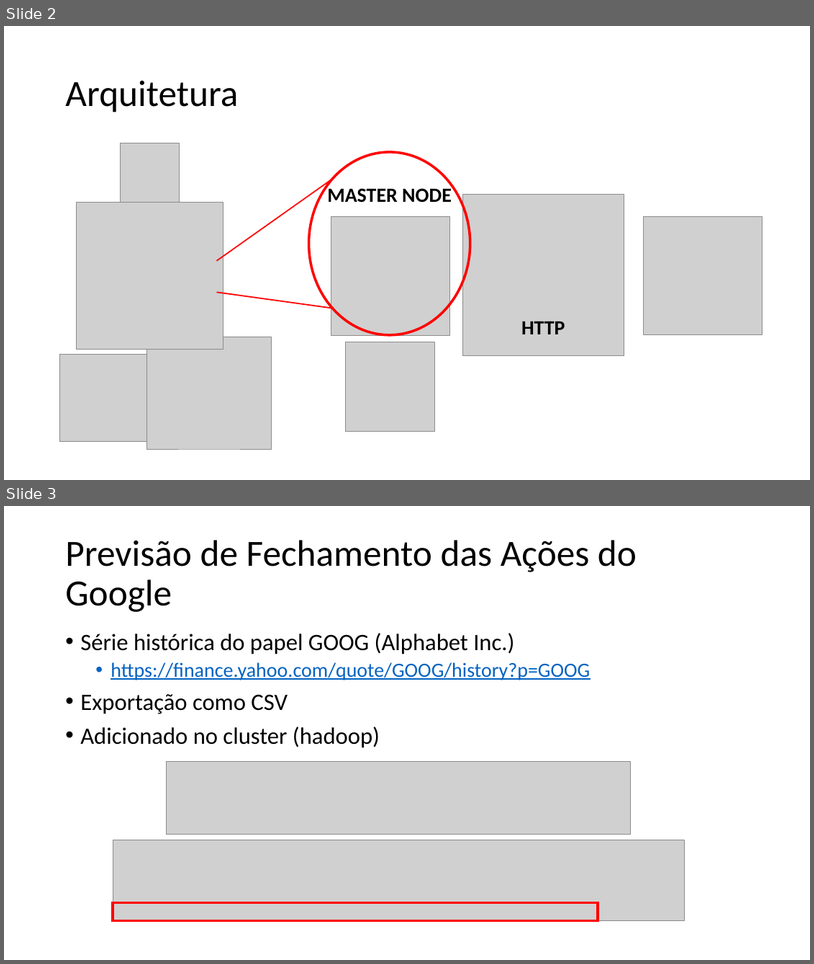
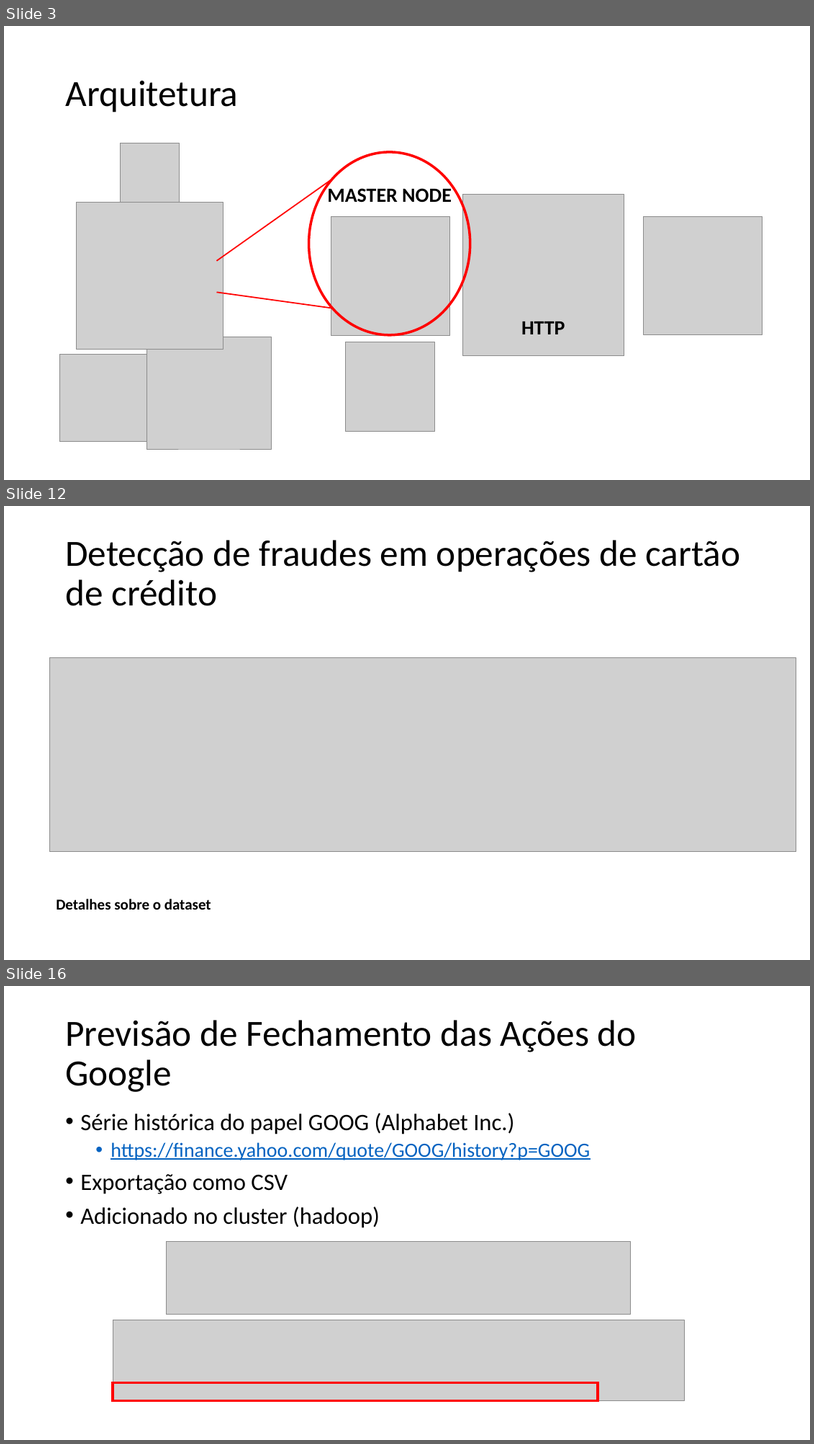
Before and after one commit to macio-matheus/spark-ml-project, a slide deck: apresentacao.pptx. Shown one above the other, each under a label of ours: slides 2 and 3 before the commit, slides 3, 12 and 16 after it; the slides between them are not shown. The pictures are 814x964 and 814x1444 pixels, drawn with LibreOffice and Linux fonts; fonts in the diff are those of the drawing; grey boxes stand for pictures. Boxes give left, top, right and bottom in pixels: in the first picture for what was removed or moved away, otherwise in the second. Text is boxed around its words. In the diff, an @@ line names an element or a change of style, - is before the commit and + after.

```diff
--- a/apresentacao.pptx
+++ b/apresentacao.pptx
@@ slide 12 added at <box>4,506,810,960</box>, background #FFFFFF @@
@@ title added at <box>65,540,741,606</box>, 44 pt, text #000000 @@
+Detecção de fraudes em operações de cartão de crédito
@@ picture added at <box>49,658,796,852</box> @@
@@ text added at <box>56,898,211,909</box>, 18 pt, text #000000, bold @@
+Detalhes sobre o dataset
@@ what was slide 2 is now slide 3 @@
@@ what was slide 3 is now slide 16 @@
```
Also in this commit, not shown: 2 slides changed, 13 other slides added, 7 other files.
